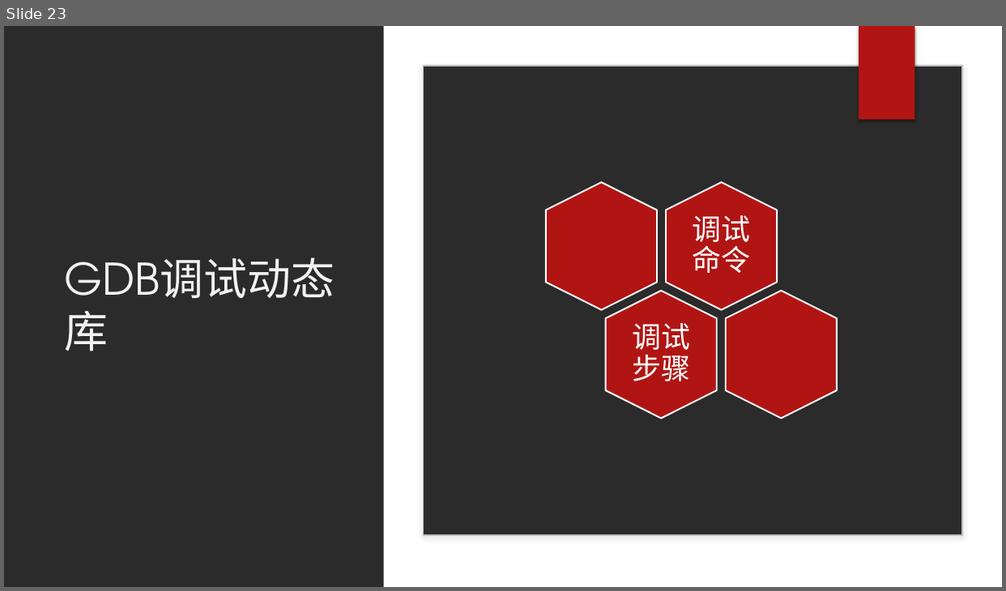
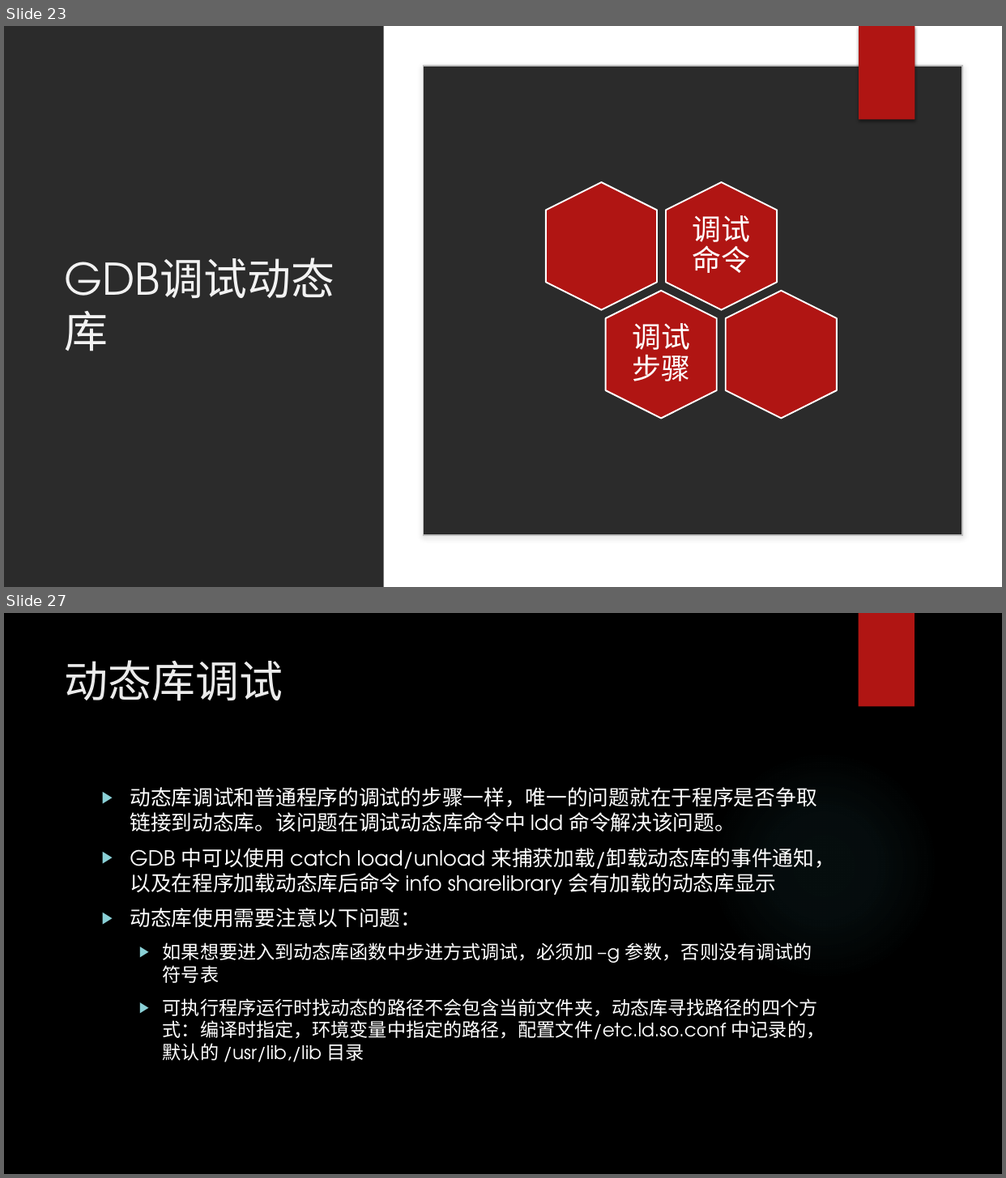
Before and after one commit to wangqinghe95/Program-Debug, a slide deck: ProgramDebug.pptx. Shown one above the other, each under a label of ours: slide 23 before the commit, slides 23 and 27 after it; the slides between them are not shown. The pictures are 1006x591 and 1006x1178 pixels, drawn with LibreOffice and Linux fonts; fonts in the diff are those of the drawing; background and template pictures are left out; a plain dark background stands for a picture behind light text. Boxes give left, top, right and bottom in pixels: in the first picture for what was removed or moved away, otherwise in the second. Text is boxed around its words. In the diff, an @@ line names an element or a change of style, - is before the commit and + after.

```diff
--- a/ProgramDebug.pptx
+++ b/ProgramDebug.pptx
@@ slide 27 added at (4, 613, 1002, 1174), background picture (left out); not listed: 1 template element that a slide beside it also shows @@
@@ title added at (65, 660, 283, 701), 42 pt, text #EBEBEB @@
+动态库调试
@@ ellipse added at (709, 750, 939, 981), fill gradient #50B9C1 @@
@@ text added at (130, 787, 836, 1063), 20 pt, text #FFFFFF @@
+▶ 动态库调试和普通程序的调试的步骤一样，唯一的问题就在于程序是否争取链接到动态库。该问题在调试动态库命令中 ldd 命令解决该问题。
+▶ GDB 中可以使用 catch load/unload 来捕获加载/卸载动态库的事件通知，以及在程序加载动态库后命令 info sharelibrary 会有加载的动态库显示
+▶ 动态库使用需要注意以下问题：
+  ▶ 如果想要进入到动态库函数中步进方式调试，必须加 –g 参数，否则没有调试的符号表
+  ▶ 可执行程序运行时找动态的路径不会包含当前文件夹，动态库寻找路径的四个方式：编译时指定，环境变量中指定的路径，配置文件/etc.ld.so.conf 中记录的，默认的 /usr/lib,/lib 目录
```
Also in this commit, not shown: 2 slides changed, 8 other slides added, 1 slide removed, 12 other files.
